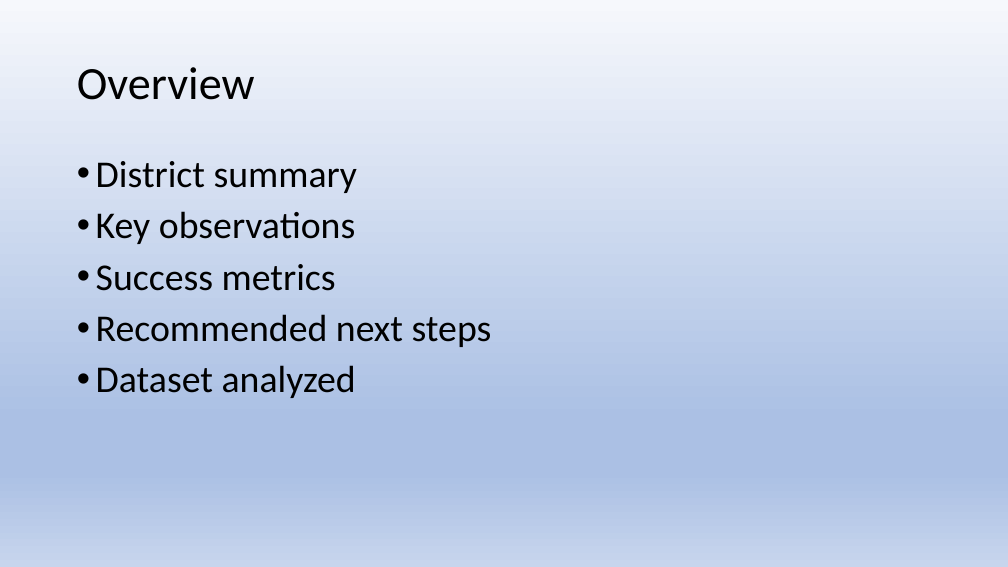
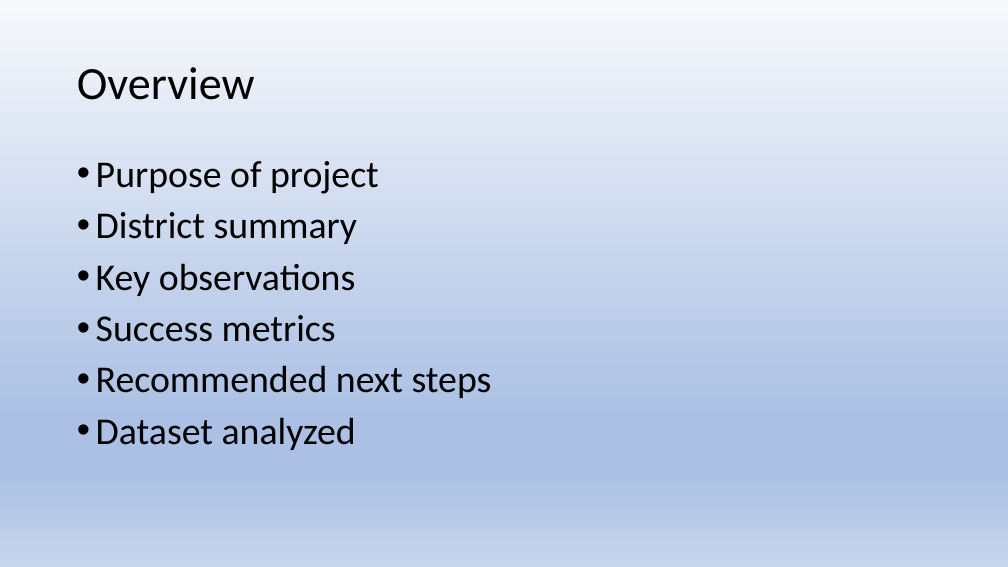
Before and after one commit to js816/tableau_school_district_analysis, a slide deck: slide 2 of School District Analysis.pptx. Drawn at 1008x567 pixels with LibreOffice and Linux fonts; fonts in the diff are those of the drawing. Boxes give left, top, right and bottom in pixels: in the first picture for what was removed or moved away, otherwise in the second. Text is boxed around its words. In the diff, an @@ line names an element or a change of style, - is before the commit and + after.

```diff
--- a/School District Analysis.pptx
+++ b/School District Analysis.pptx
@@ text at bbox=[96, 161, 379, 194]: paragraph added @@
+• Purpose of project
```
Also in this commit, not shown: 1 slide added.
